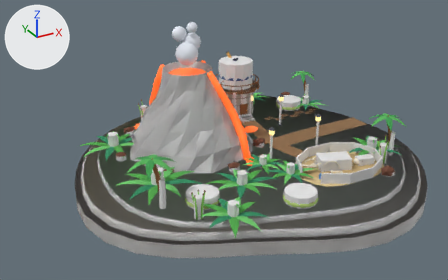
The glTF model packages/arquipelago/src/assets/ilhas/vale-dos-dinos.glb, before and after one commit.
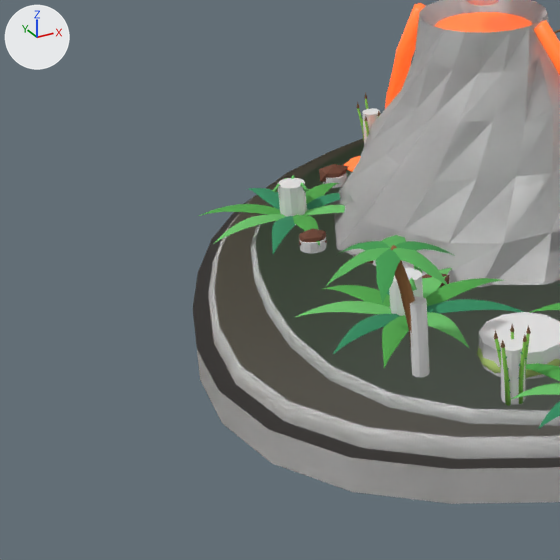
Old and new are each drawn whole from a 50 mm camera at (-24.94, -41.29, 22.77) aimed at (-2.64, -0.73, 2.49) and again close up on the part from 0% to 48% of the width and 23% to 100% of the height. Arrows for +X, +Y and +Z are at upper left; the lights stay in place. The older version's two pictures come first.

Names of what the first close-up shows: 'cenario', 'col-cil-coqueiro-1', 'col-cil-moita-cavalinha-1', 'col-cil-moita-samambaia-6', 'col-cil-ninho-1', 'col-terreno', 'lava', 'vulcao' and 4 more.
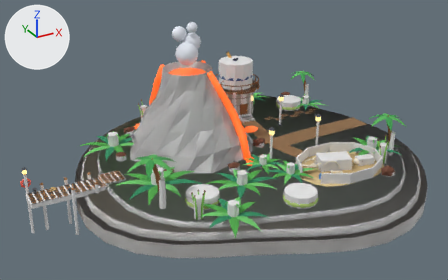
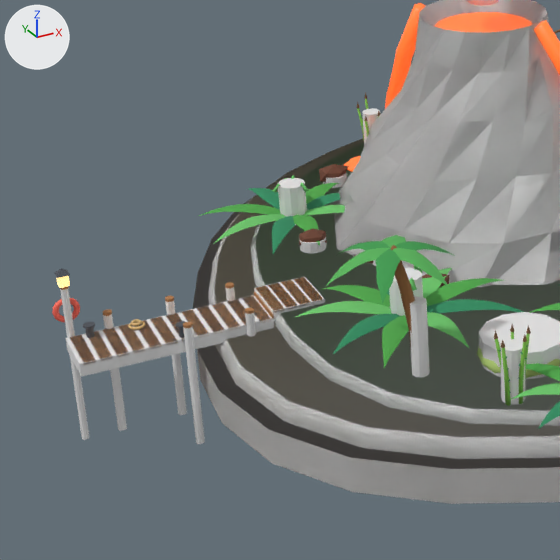
Changed parts and their boxes [x1, y1, x2, y2] in the close-ups (560 x 560 px):
'col-cais-deque-1', added: after [65, 295, 274, 377]
'porto', added: after [52, 268, 322, 365]
'col-cil-estaca-cais-4', added: after [183, 327, 205, 444]
'col-cil-estaca-cais-6', added: after [60, 289, 89, 440]
'col-cais-beira-1', added: after [254, 277, 325, 321]
'col-cil-estaca-cais-5', added: after [103, 314, 127, 431]
'col-cil-estaca-cais-3', added: after [165, 301, 187, 415]
'col-cil-estaca-cais-2', added: after [245, 313, 256, 337]
'col-cil-estaca-cais-1', added: after [226, 287, 235, 301]

Patch to the scene script:
```diff
--- a/packages/arquipelago/src/assets/ilhas/vale-dos-dinos.glb.py
+++ b/packages/arquipelago/src/assets/ilhas/vale-dos-dinos.glb.py
@@ mat_corda @@
+mat_corda = principled_material('corda')
+mat_corda.base_color = (0.694, 0.47, 0.198)  # beige #d9b67b
+mat_corda.roughness = 0.95
@@ mat_tabuaescura @@
+mat_tabuaescura = principled_material('tabuaEscura')
+mat_tabuaescura.base_color = (0.399, 0.18, 0.0658)  # brown #a97649
+mat_tabuaescura.roughness = 0.85
@@ mat_tabua @@
+mat_tabua = principled_material('tabua')
+mat_tabua.base_color = (0.494, 0.243, 0.0939)  # orange #bb8756
+mat_tabua.roughness = 0.85
@@ mat_boia @@
+mat_boia = principled_material('boia')
+mat_boia.base_color = (1.0, 0.148, 0.101)  # red #ff6b59
+mat_boia.roughness = 0.6
@@ me_porto @@
+me_porto.from_pydata(...)  # 977 vertices, 1798 faces; spans x -18.57..-11.22, y -1.05..1.16, z -2.5..3.02
+# faces by material slot: [564, 352, 344, 44, 150, 168, 176]
+me_porto.materials.append(mat_tabuaescura)  # brown #a97649
+me_porto.materials.append(mat_tabua)  # orange #bb8756
+me_porto.materials.append(mat_poste)  # brown #7d5733
+me_porto.materials.append(mat_lanterna)  # beige #fff3c5, glowing orange #ffd37b
+me_porto.materials.append(mat_metalescuro)  # dark grey #494e56
+me_porto.materials.append(mat_boia)  # red #ff6b59
+me_porto.materials.append(mat_corda)  # beige #d9b67b
@@ ob_porto @@
+ob_porto = bpy.data.objects.new('porto', me_porto)
+ob_porto.location = (0.0, 0.0, 0.0)
@@ ob_col_cil_estaca_cais_6 @@
+ob_col_cil_estaca_cais_6 = bpy.data.objects.new('col-cil-estaca-cais-6', me_col_unidade_cilindro)
+ob_col_cil_estaca_cais_6.location = (-18.18, 0.92, -0.05)
+ob_col_cil_estaca_cais_6.scale = (0.22, 0.22, 4.9)
@@ ob_col_cil_estaca_cais_5 @@
+ob_col_cil_estaca_cais_5 = bpy.data.objects.new('col-cil-estaca-cais-5', me_col_unidade_cilindro)
+ob_col_cil_estaca_cais_5.location = (-17.1, 0.92, -0.59)
+ob_col_cil_estaca_cais_5.scale = (0.26, 0.26, 3.81)
@@ ob_col_cil_estaca_cais_4 @@
+ob_col_cil_estaca_cais_4 = bpy.data.objects.new('col-cil-estaca-cais-4', me_col_unidade_cilindro)
+ob_col_cil_estaca_cais_4.location = (-15.3, -0.92, -0.59)
+ob_col_cil_estaca_cais_4.scale = (0.26, 0.26, 3.81)
@@ ob_col_cil_estaca_cais_3 @@
+ob_col_cil_estaca_cais_3 = bpy.data.objects.new('col-cil-estaca-cais-3', me_col_unidade_cilindro)
+ob_col_cil_estaca_cais_3.location = (-15.3, 0.92, -0.59)
+ob_col_cil_estaca_cais_3.scale = (0.26, 0.26, 3.81)
@@ ob_col_cil_estaca_cais_2 @@
+ob_col_cil_estaca_cais_2 = bpy.data.objects.new('col-cil-estaca-cais-2', me_col_unidade_cilindro)
+ob_col_cil_estaca_cais_2.location = (-13.5, -0.92, -0.59)
+ob_col_cil_estaca_cais_2.scale = (0.26, 0.26, 3.81)
@@ ob_col_cil_estaca_cais_1 @@
+ob_col_cil_estaca_cais_1 = bpy.data.objects.new('col-cil-estaca-cais-1', me_col_unidade_cilindro)
+ob_col_cil_estaca_cais_1.location = (-13.5, 0.92, -0.59)
+ob_col_cil_estaca_cais_1.scale = (0.26, 0.26, 3.81)
@@ ob_col_cais_deque_1 @@
+ob_col_cais_deque_1 = bpy.data.objects.new('col-cais-deque-1', me_col_unidade_caixa)
+ob_col_cais_deque_1.location = (-15.57, 0.0, 0.69)
+ob_col_cais_deque_1.rotation_euler = (0.0, 0.0, 3.142)  # degrees (0, 0, 180)
+ob_col_cais_deque_1.scale = (5.55, 1.7, 0.4)
@@ ob_col_cais_beira_1 @@
+ob_col_cais_beira_1 = bpy.data.objects.new('col-cais-beira-1', me_col_unidade_caixa)
+ob_col_cais_beira_1.location = (-12.0, 0.0, 0.96)
+ob_col_cais_beira_1.rotation_euler = (0.0, 0.0, 3.142)  # degrees (0, 0, 180)
+ob_col_cais_beira_1.scale = (1.6, 1.7, 0.32)
```
